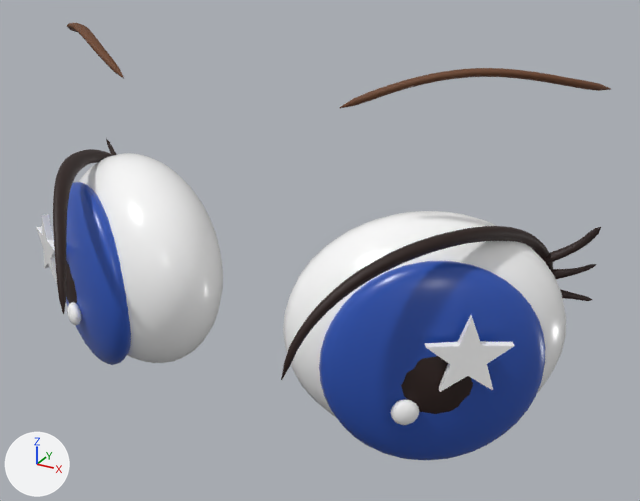
One commit to the glTF model public/models/princess/eyes-happy.glb: the scene before it, then after it.
One viewpoint serves both versions: a 50 mm camera at (0.478, -1.037, 3.05) aimed at (0.065, -0.284, 2.674). The axes (+X, +Y, +Z) are drawn at lower left. The lights are the same throughout. The older version comes first. Where no turn or scale is listed for an object, it has been applied to the vertices.

Objects in the first picture: 'brows', 'eyeball', 'eyeballR', 'iris', 'irisR', 'lid', 'lidR', 'pupilR', 'shine', 'shineR' and 7 more.
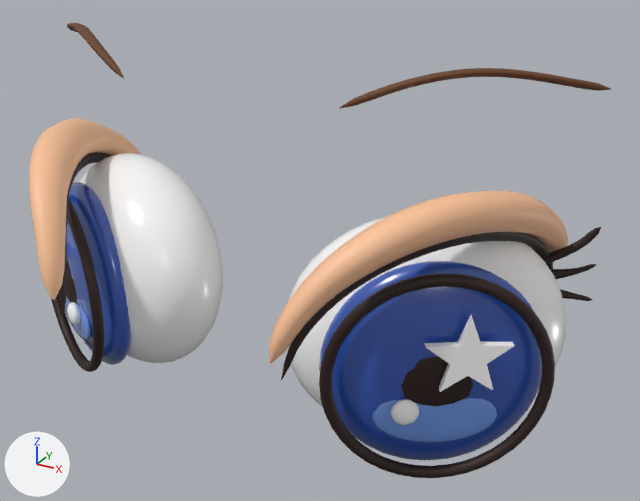
Where the change shows, as pixel boxes (x1, y1, x2, y2) in the pictures (640 x 501 px):
```json
{"object": "lidfoldR", "change": "added", "after": [269, 191, 568, 363], "on screen": "beige"}
{"object": "irisrimR", "change": "added", "after": [319, 273, 555, 478], "on screen": "black"}
{"object": "lidfold", "change": "added", "after": [29, 118, 141, 300], "on screen": "beige"}
{"object": "irislightR", "change": "added", "after": [372, 398, 497, 442], "on screen": "blue"}
{"object": "irisrim", "change": "added", "after": [50, 200, 104, 372], "on screen": "black"}
{"object": "irislight", "change": "added", "after": [65, 296, 91, 340]}
{"object": "lid", "change": "unchanged, covered by the edit", "before": [53, 149, 113, 314], "after": [58, 152, 113, 314]}
```

Edits to the scene script, one JSON object a line:
```json
{"op": "add", "block": "mat_skin", "code": ["mat_skin = principled_material('Skin')", "mat_skin.base_color = (0.982, 0.558, 0.328)  # beige #fdc59b"]}
{"op": "add", "block": "mat_irislight", "code": ["mat_irislight = principled_material('IrisLight')", "mat_irislight.base_color = (0.159, 0.323, 0.807)  # blue #6f9ae8", "mat_irislight.roughness = 0.2", "mat_irislight.coat_weight = 1.0", "mat_irislight.coat_roughness = 0.25"]}
{"op": "add", "block": "me_mesh_17_1", "code": ["me_mesh_17_1 = bpy.data.meshes.new('Mesh_17')", "me_mesh_17_1.from_pydata(...)  # 258 vertices, 512 faces; spans x 0.121..0.292, y -0.485..-0.143, z 2.656..2.784", "me_mesh_17_1.materials.append(mat_skin)  # beige #fdc59b"]}
{"op": "add", "block": "me_mesh_15_1", "code": ["me_mesh_15_1 = bpy.data.meshes.new('Mesh_15')", "me_mesh_15_1.from_pydata(...)  # 262 vertices, 520 faces; spans x 0.1775..0.2807, y -0.3862..-0.3245, z 2.5325..2.5925", "me_mesh_15_1.materials.append(mat_irislight)  # blue #6f9ae8"]}
{"op": "add", "block": "me_mesh_14_1", "code": ["me_mesh_14_1 = bpy.data.meshes.new('Mesh_14')", "me_mesh_14_1.from_pydata(...)  # 480 vertices, 960 faces; spans x 0.133..0.326, y -0.416..-0.297, z 2.491..2.714", "me_mesh_14_1.materials.append(mat_ink)  # black #2a1611"]}
{"op": "add", "block": "me_mesh_5_1", "code": ["me_mesh_5_1 = bpy.data.meshes.new('Mesh_5')", "me_mesh_5_1.from_pydata(...)  # 258 vertices, 512 faces; spans x -0.292..-0.121, y -0.485..-0.143, z 2.656..2.784", "me_mesh_5_1.materials.append(mat_skin)  # beige #fdc59b"]}
{"op": "add", "block": "me_mesh_3_1", "code": ["me_mesh_3_1 = bpy.data.meshes.new('Mesh_3')", "me_mesh_3_1.from_pydata(...)  # 262 vertices, 520 faces; spans x -0.2807..-0.1775, y -0.3862..-0.3245, z 2.5325..2.5925", "me_mesh_3_1.materials.append(mat_irislight)  # blue #6f9ae8"]}
{"op": "add", "block": "me_mesh_2_1", "code": ["me_mesh_2_1 = bpy.data.meshes.new('Mesh_2')", "me_mesh_2_1.from_pydata(...)  # 480 vertices, 960 faces; spans x -0.326..-0.133, y -0.416..-0.297, z 2.491..2.714", "me_mesh_2_1.materials.append(mat_ink)  # black #2a1611"]}
{"op": "add", "block": "ob_lidfoldr", "code": ["ob_lidfoldr = bpy.data.objects.new('lidfoldR', me_mesh_17_1)", "ob_lidfoldr.location = (0.0, 0.0, 0.0)"]}
{"op": "add", "block": "ob_irislightr", "code": ["ob_irislightr = bpy.data.objects.new('irislightR', me_mesh_15_1)", "ob_irislightr.location = (0.0, 0.0, 0.0)"]}
{"op": "add", "block": "ob_irisrimr", "code": ["ob_irisrimr = bpy.data.objects.new('irisrimR', me_mesh_14_1)", "ob_irisrimr.location = (0.0, 0.0, 0.0)"]}
{"op": "add", "block": "ob_lidfold", "code": ["ob_lidfold = bpy.data.objects.new('lidfold', me_mesh_5_1)", "ob_lidfold.location = (0.0, 0.0, 0.0)"]}
{"op": "add", "block": "ob_irislight", "code": ["ob_irislight = bpy.data.objects.new('irislight', me_mesh_3_1)", "ob_irislight.location = (0.0, 0.0, 0.0)"]}
{"op": "add", "block": "ob_irisrim", "code": ["ob_irisrim = bpy.data.objects.new('irisrim', me_mesh_2_1)", "ob_irisrim.location = (0.0, 0.0, 0.0)"]}
```
